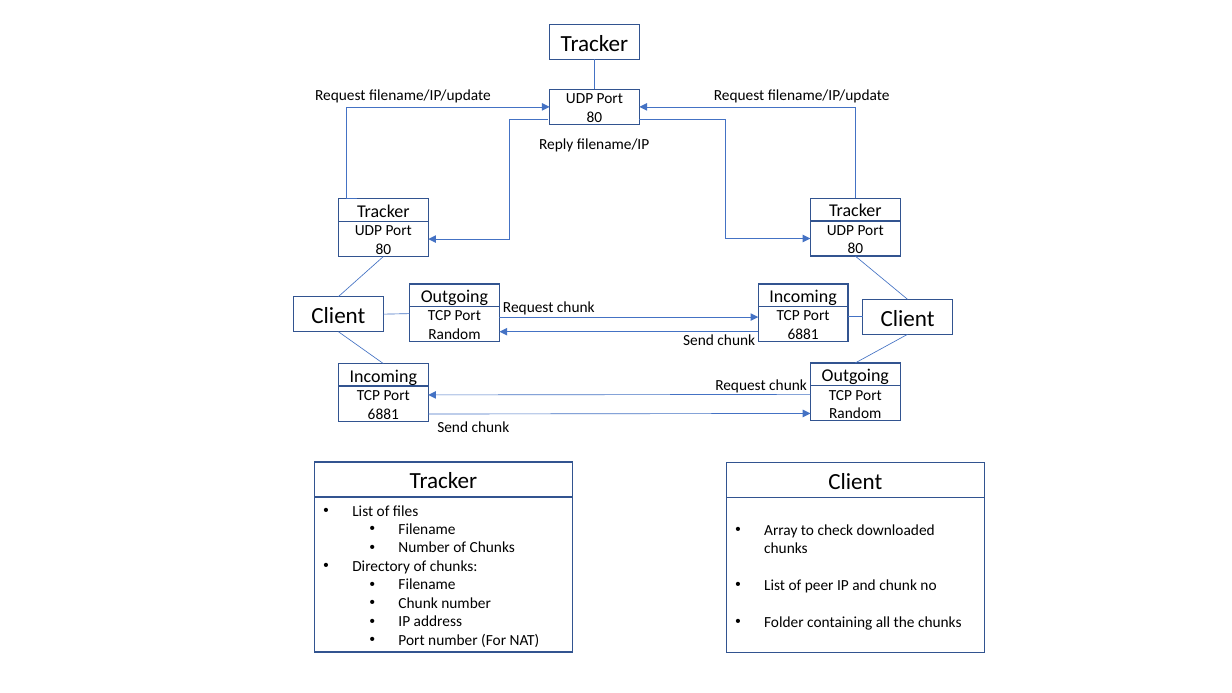
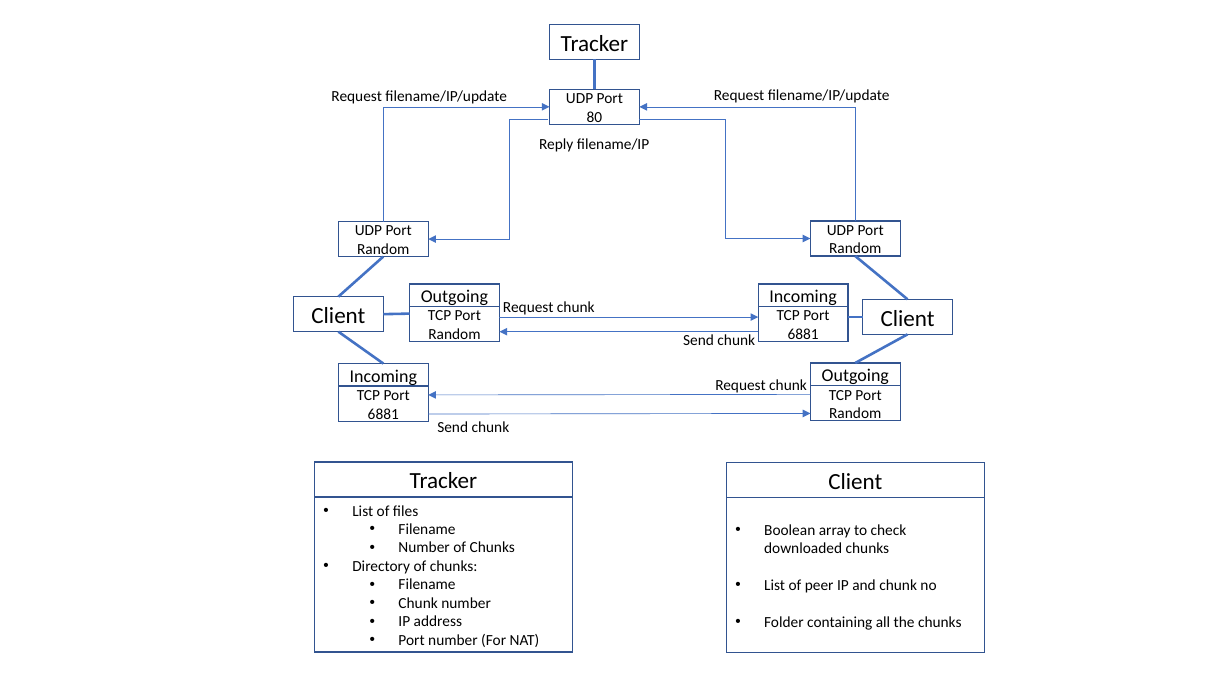
Before and after one commit to cs3103-1819s1-g4/cs3103_p2p, a slide deck: slide 3 of image/CS3103.pptx. Drawn at 1232x693 pixels with LibreOffice and Linux fonts; fonts in the diff are those of the drawing. Boxes give left, top, right and bottom in pixels: in the first picture for what was removed or moved away, otherwise in the second. Text is boxed around its words. In the diff, an @@ line names an element or a change of style, - is before the commit and + after.

```diff
--- a/image/CS3103.pptx
+++ b/image/CS3103.pptx
@@ text "Request filename/IP/update" moved from (x1=315, y1=89, x2=491, y2=103) to (x1=331, y1=90, x2=507, y2=104) @@
@@ elbow arrow moved from (357, 199) - (550, 107) to (384, 222) - (550, 107) @@
@@ elbow arrow moved from (856, 199) - (640, 107) to (856, 221) - (640, 107) @@
@@ rectangle removed at (x1=338, y1=199, x2=428, y2=221) @@
-Tracker
@@ rectangle removed at (x1=811, y1=199, x2=900, y2=221) @@
-Tracker
@@ text in rectangle at (x1=355, y1=225, x2=412, y2=259): text changed @@
-UDP Port 80
+UDP Port
+Random
@@ text in rectangle at (x1=827, y1=225, x2=884, y2=258): text changed @@
-UDP Port 80
+UDP Port
+Random
@@ line (338, 297) - (384, 257): stroke #4472C4 0.5 pt to #4472C4 2 pt @@
@@ line (908, 299) - (856, 256): stroke #4472C4 0.5 pt to #4472C4 2 pt @@
@@ line (384, 314) - (409, 313): stroke #4472C4 0.5 pt to #4472C4 2 pt @@
@@ line (338, 332) - (384, 363): stroke #4472C4 0.5 pt to #4472C4 2 pt @@
@@ line (908, 335) - (856, 363): stroke #4472C4 0.5 pt to #4472C4 2 pt @@
@@ text in rectangle at (x1=764, y1=524, x2=907, y2=553): text changed @@
-• Array to check downloaded chunks
+• Boolean array to check downloaded chunks
```
Also in this commit, not shown: 1 other slide changed, 2 other files.
